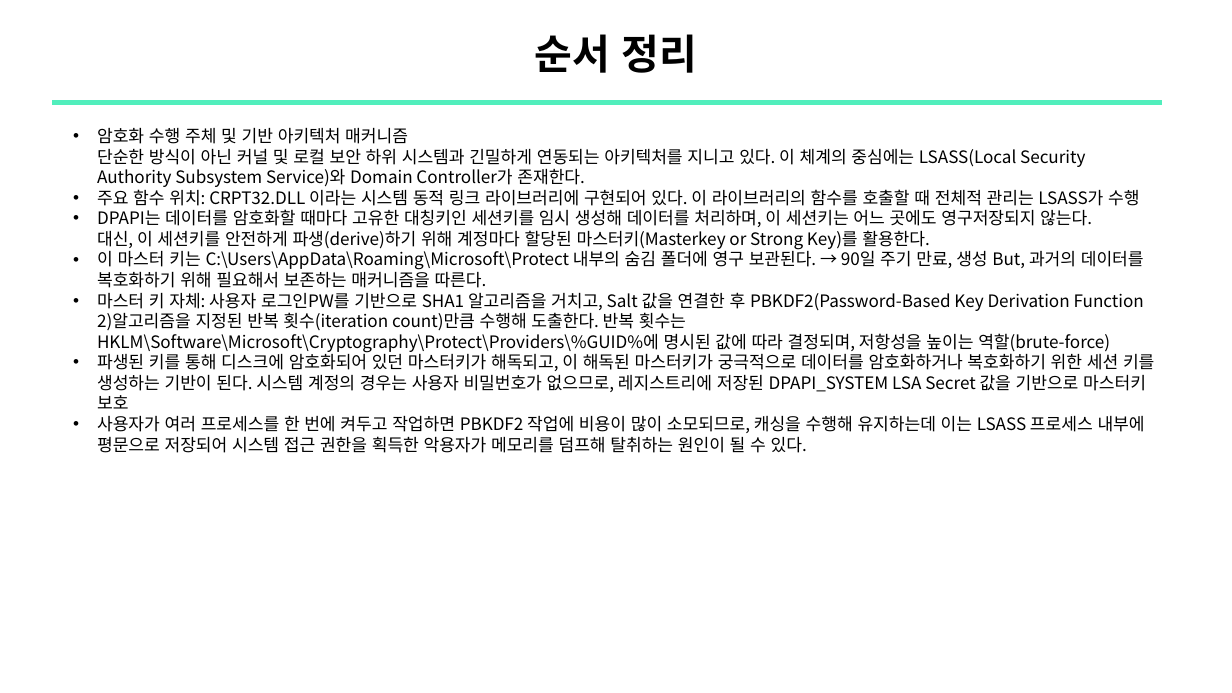
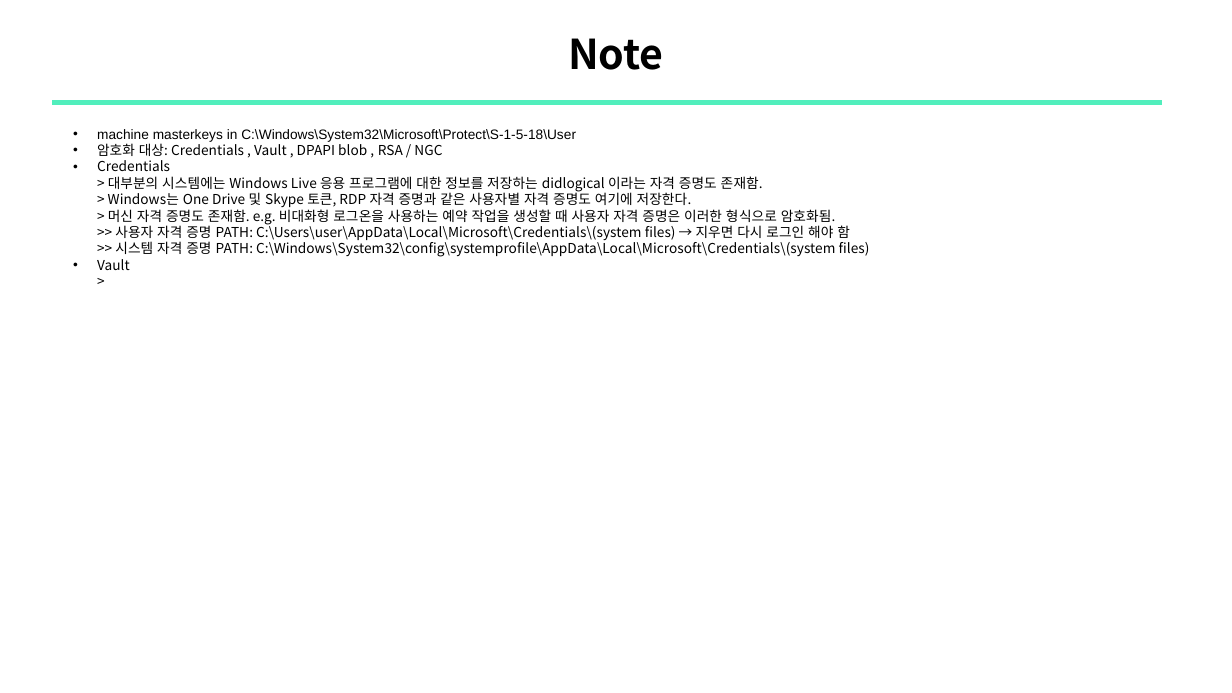
Before and after one commit to sewonpark292/SSL-Seminar, a slide deck: slide 18 of 14_DPAPI.pptx. Drawn at 1232x693 pixels with LibreOffice and Linux fonts; fonts in the diff are those of the drawing. Boxes give left, top, right and bottom in pixels: in the first picture for what was removed or moved away, otherwise in the second. Text is boxed around its words. In the diff, an @@ line names an element or a change of style, - is before the commit and + after.

Commit message:
upload: DPAPI

```diff
--- a/14_DPAPI.pptx
+++ b/14_DPAPI.pptx
@@ title at (568, 38, 664, 70): text changed @@
-순서 정리
+Note
@@ text at (97, 129, 870, 270): text changed; size 10 to 8 pt @@
-    • 암호화 수행 주체 및 기반 아키텍처 매커니즘
-      단순한 방식이 아닌 커널 및 로컬 보안 하위 시스템과 긴밀하게 연동되는 아키텍처를 지니고 있다. 이 체계의 중심에는 LSASS(Local Security Authority Subsystem Service)와 Domain Controller가 존재한다.
-    • 주요 함수 위치: CRPT32.DLL 이라는 시스템 동적 링크 라이브러리에 구현되어 있다. 이 라이브러리의 함수를 호출할 때 전체적 관리는 LSASS가 수행
-    • DPAPI는 데이터를 암호화할 때마다 고유한 대칭키인 세션키를 임시 생성해 데이터를 처리하며, 이 세션키는 어느 곳에도 영구저장되지 않는다.
-      대신, 이 세션키를 안전하게 파생(derive)하기 위해 계정마다 할당된 마스터키(Masterkey or Strong Key)를 활용한다.
-    • 이 마스터 키는 C:\Users\AppData\Roaming\Microsoft\Protect 내부의 숨김 폴더에 영구 보관된다. → 90일 주기 만료, 생성 But, 과거의 데이터를 복호화하기 위해 필요해서 보존하는 매커니즘을 따른다.
-    • 마스터 키 자체: 사용자 로그인PW를 기반으로 SHA1 알고리즘을 거치고, Salt 값을 연결한 후 PBKDF2(Password-Based Key Derivation Function 2)알고리즘을 지정된 반복 횟수(iteration count)만큼 수행해 도출한다. 반복 횟수는 HKLM\Software\Microsoft\Cryptography\Protect\Providers\%GUID%에 명시된 값에 따라 결정되며, 저항성을 높이는 역할(brute-force)
-    • 파생된 키를 통해 디스크에 암호화되어 있던 마스터키가 해독되고, 이 해독된 마스터키가 궁극적으로 데이터를 암호화하거나 복호화하기 위한 세션 키를 생성하는 기반이 된다. 시스템 계정의 경우는 사용자 비밀번호가 없으므로, 레지스트리에 저장된 DPAPI_SYSTEM LSA Secret 값을 기반으로 마스터키 보호
-    • 사용자가 여러 프로세스를 한 번에 켜두고 작업하면 PBKDF2 작업에 비용이 많이 소모되므로, 캐싱을 수행해 유지하는데 이는 LSASS 프로세스 내부에 평문으로 저장되어 시스템 접근 권한을 획득한 악용자가 메모리를 덤프해 탈취하는 원인이 될 수 있다.
+    • machine masterkeys in C:\Windows\System32\Microsoft\Protect\S-1-5-18\User
+    • 암호화 대상: Credentials , Vault , DPAPI blob , RSA / NGC
+    • Credentials
+      > 대부분의 시스템에는 Windows Live 응용 프로그램에 대한 정보를 저장하는 didlogical 이라는 자격 증명도 존재함.
+      > Windows는 One Drive 및 Skype 토큰, RDP 자격 증명과 같은 사용자별 자격 증명도 여기에 저장한다.
+      > 머신 자격 증명도 존재함. e.g. 비대화형 로그온을 사용하는 예약 작업을 생성할 때 사용자 자격 증명은 이러한 형식으로 암호화됨.
+      >> 사용자 자격 증명 PATH: C:\Users\user\AppData\Local\Microsoft\Credentials\(system files) → 지우면 다시 로그인 해야 함
+      >> 시스템 자격 증명 PATH: C:\Windows\System32\config\systemprofile\AppData\Local\Microsoft\Credentials\(system files)
+    • Vault
+      >
```
Also in this commit, not shown: 8 other slides changed, 8 slides added, 9 slides removed.
